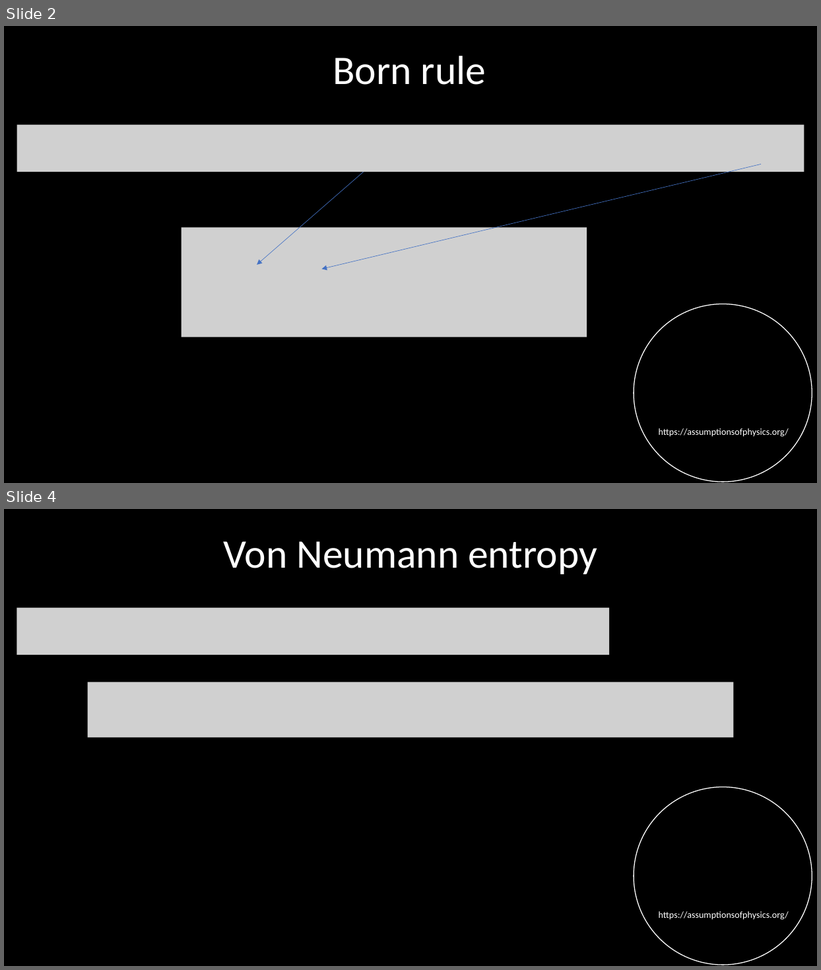
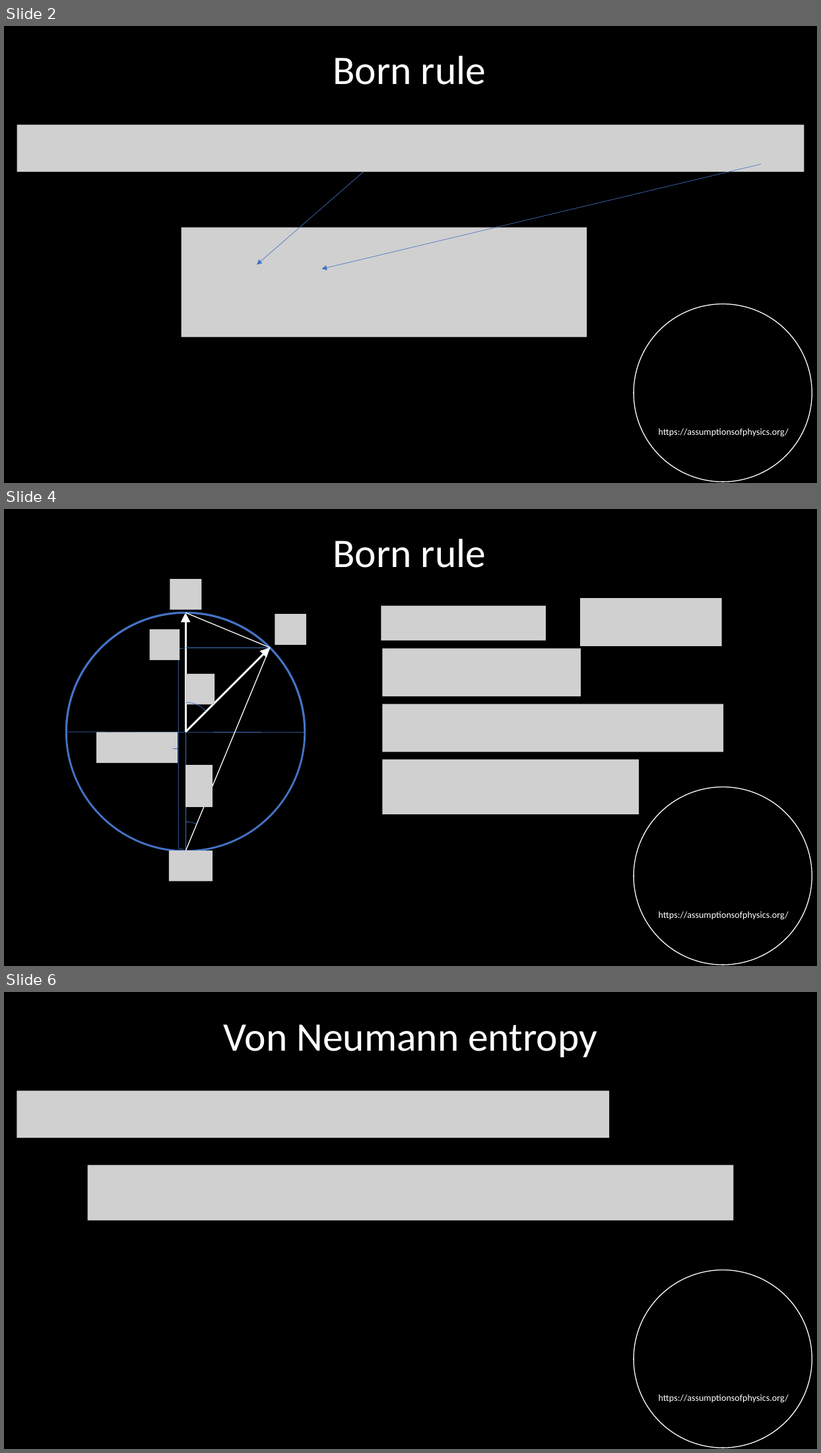
Before and after one commit to assumptionsofphysics/slides, a slide deck: 2026/20260701-BornIsEntropy.pptx. Shown one above the other, each under a label of ours: slides 2 and 4 before the commit, slides 2, 4 and 6 after it; the slides between them are not shown. The pictures are 821x970 and 821x1453 pixels, drawn with LibreOffice and Linux fonts; fonts in the diff are those of the drawing; grey boxes stand for pictures; background and template pictures are left out. Boxes give left, top, right and bottom in pixels: in the first picture for what was removed or moved away, otherwise in the second. Text is boxed around its words. In the diff, an @@ line names an element or a change of style, - is before the commit and + after.

Commit message:
Updating slides for Born-entropy relationship

```diff
--- a/2026/20260701-BornIsEntropy.pptx
+++ b/2026/20260701-BornIsEntropy.pptx
@@ slide 4 added at <box>4,509,817,966</box>, background #000000; not listed: 2 template elements that a slide beside it also shows @@
@@ text added at <box>333,539,486,568</box>, 48 pt, text #FFFFFF @@
+Born rule
@@ picture added at <box>170,579,201,609</box> @@
@@ ellipse added at <box>66,613,305,851</box>, outline #FFFFFF 1 pt @@
@@ freeform shape added at <box>66,613,305,732</box>, outline #4472C4 2.25 pt @@
@@ ellipse added at <box>66,613,305,851</box>, outline #4472C4 2.25 pt @@
@@ line added from (186, 613) to (186, 851), #4472C4 0.5 pt @@
@@ arrow added from (186, 732) to (186, 613), #FFFFFF 2.25 pt @@
@@ line added from (186, 613) to (270, 648), #FFFFFF 1 pt @@
@@ picture added at <box>275,614,306,644</box> @@
@@ picture added at <box>150,630,180,660</box> @@
@@ right brace added at <box>173,648,185,850</box>, outline #4472C4 0.5 pt @@
@@ line added from (186, 648) to (270, 648), #4472C4 0.5 pt @@
@@ arrow added from (186, 732) to (270, 648), #FFFFFF 2.25 pt @@
@@ line added from (270, 648) to (186, 851), #FFFFFF 1 pt @@
@@ picture added at <box>186,674,215,704</box> @@
@@ arc (boxed as its full ellipse) added at <box>162,702,209,739</box>, outline #4472C4 0.5 pt @@
@@ line added from (66, 732) to (305, 733), #4472C4 0.5 pt @@
@@ picture added at <box>96,732,178,762</box> @@
@@ picture added at <box>186,765,213,807</box> @@
@@ group added at <box>381,598,723,815</box>: 5 pictures @@
@@ arc (boxed as its full ellipse) added at <box>162,822,209,859</box>, outline #4472C4 0.5 pt @@
@@ picture added at <box>169,851,212,881</box> @@
@@ what was slide 4 is now slide 6 @@
```
Also in this commit, not shown: 3 slides changed, 14 other slides added, 10 slides removed.
